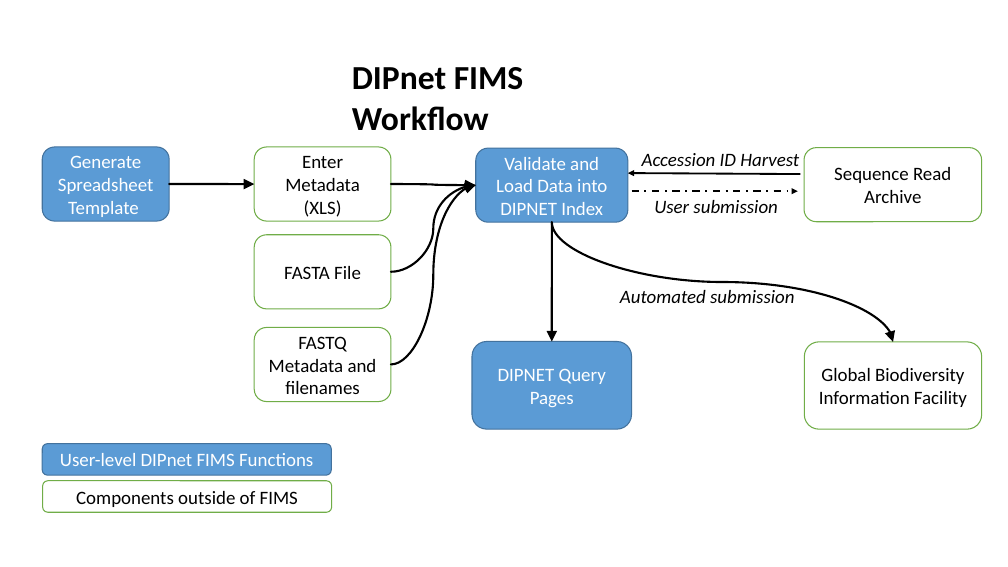
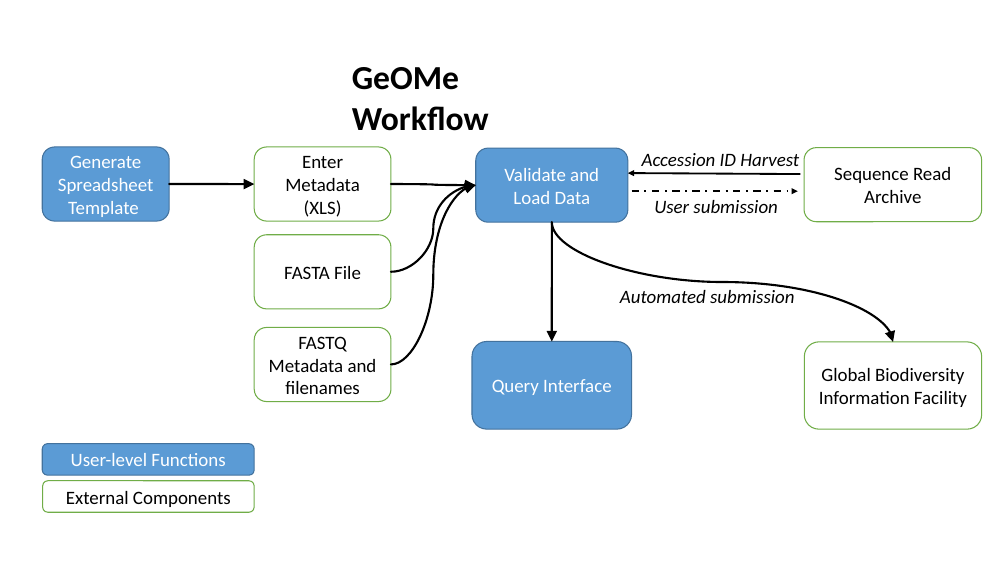
Before and after one commit to biocodellc/geome-db, a slide deck: slide 1 of docs/dipnetWorkflow.pptx. Drawn at 1008x567 pixels with LibreOffice and Linux fonts; fonts in the diff are those of the drawing. Boxes give left, top, right and bottom in pixels: in the first picture for what was removed or moved away, otherwise in the second. Text is boxed around its words. In the diff, an @@ line names an element or a change of style, - is before the commit and + after.

```diff
--- a/docs/dipnetWorkflow.pptx
+++ b/docs/dipnetWorkflow.pptx
@@ text at (352,67,489,131): text changed @@
-DIPnet FIMS Workflow
+GeOMe Workflow
@@ text in rounded rectangle at (504,168,599,204): text changed @@
-Validate and Load Data into DIPNET Index
+Validate and Load Data
@@ text in rounded rectangle at (492,379,611,395): text changed @@
-DIPNET Query Pages
+Query Interface
@@ rounded rectangle "User-level Functions": place and size @@
-rounded rectangle "User-level Functions" at (42,444,331,476)
+rounded rectangle "User-level Functions" at (42,444,254,476)
@@ text in rounded rectangle at (71,453,225,466): text changed @@
-User-level DIPnet FIMS Functions
+User-level Functions
@@ rounded rectangle "External Components": place and size @@
-rounded rectangle "External Components" at (42,481,331,513)
+rounded rectangle "External Components" at (42,481,254,513)
@@ text in rounded rectangle at (66,491,231,507): text changed @@
-Components outside of FIMS
+External Components
```
Also in this commit, not shown: 4 other files.
